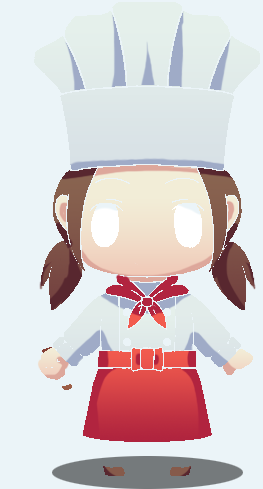
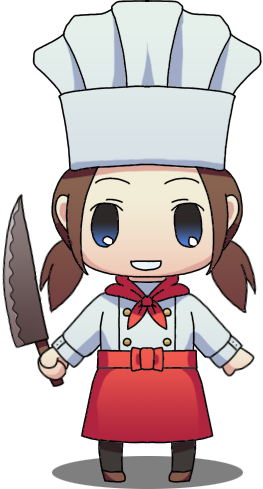
Layered file, before and after one edit (263 x 489). Changes by layer:
showed "レイヤー 14" over 2, 0, 262, 483
painted on "レイヤー 4" over 132, 261, 161, 270
painted on "レイヤー 9" over 13, 238, 259, 489
painted on "髪＋靴" over 35, 339, 195, 481
painted on "レイヤー 11" over 0, 207, 163, 478
showed "目＋ズボン", painted on it over 1, 195, 201, 471
hid "レイヤー 1" over 0, 0, 263, 489
